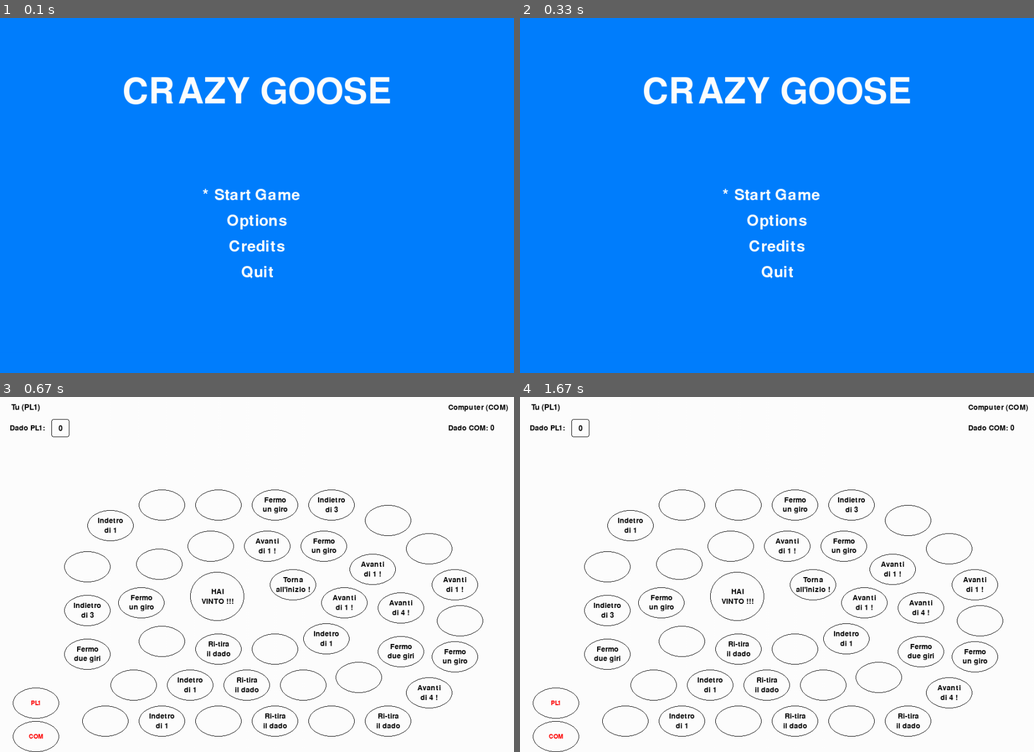
Above: before the commit, frames 1-4 (two rows, left to right).
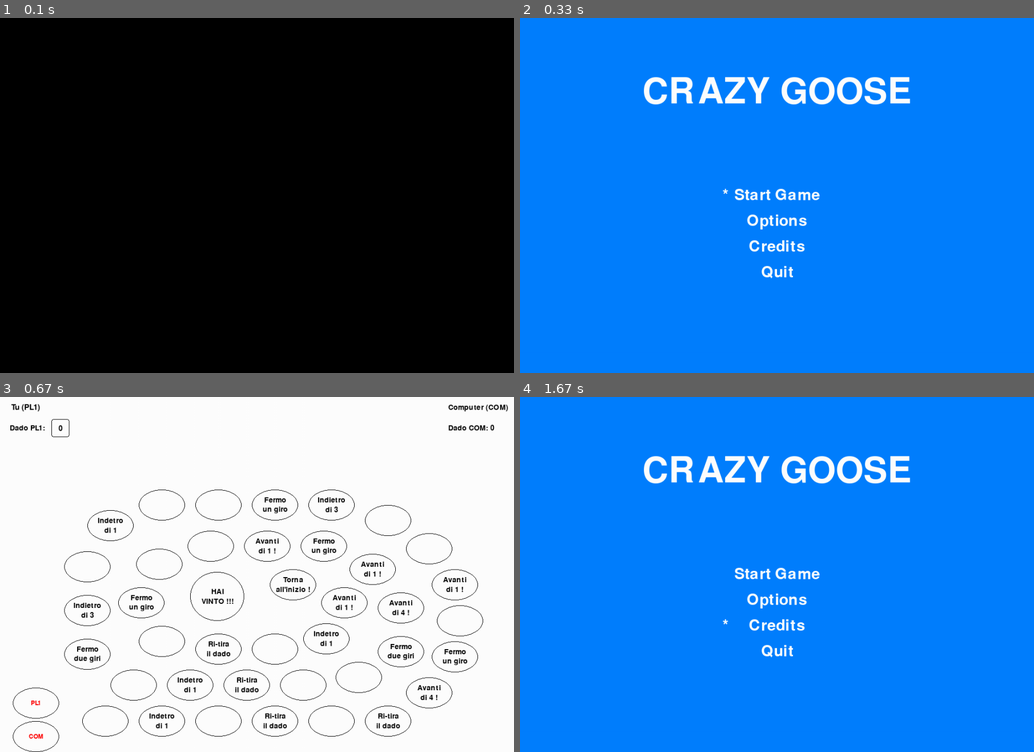
Above: after the commit, the same moments.

Repository: itisrivoira/CrazyGoose
Game: pygame game, started from GiocoPython/main.py
Two runs of this game, one before a commit and one after it. Both use one fixed random seed, a clock stepped at 60 frames per second and the inputs below.
Inputs (mouse positions are in pixels of both pictures, inside the frame that each line leads up to):
- Up to frame 1 (0.1 s): no input
- Up to frame 2 (0.33 s): no input
- Up to frame 3 (0.67 s): tap Enter at 0.33 s
- Up to frame 4 (1.67 s): hold Esc 0.67-1.13 s; hold Up 0.67-1.13 s; hold Up 1.17-1.63 s; move the mouse to (941, 563) at 1.2 s

The runs differ from the first frame. In frame 1, 100% of the frame differs, in the area x 0-100%, y 0-100%; in frame 2, nothing differs; in frame 3, nothing differs; in frame 4, 98%.

Commit message:
Aggiunto 'ascoltatore' del tasto ESC. Abbassato FPS (per abb.utilizzo CPU)

Diff:
--- a/GiocoPython/game.py
+++ b/GiocoPython/game.py
@@ -38,7 +38,10 @@
         self.curr_menu = self.main_menu
 
     def game_loop(self):
+        clock = pygame.time.Clock()
         while self.playing:
+            #Per non occupare moolta CPU faccio meno giri al secondo, abbasso gli fps
+            clock.tick(10)
             self.check_events()
 
             #Dopo il check events potrebbe essere cambiato il self.playing
@@ -58,12 +61,7 @@
                     self.running = False
                     self.curr_menu.run_display = False
                 else:
-                    self.running = True
-                    #Risetto il flag a False così potrà RIAPRIRE il gioco
-                    # (andando di nuovo su "start game")
-                    self.crazyGoose.giocoPartito = False
-                    #Risetto il menu principale per farlo mostrare
-                    self.curr_menu = self.main_menu
+                    self.fermaGioco()
 
             if event.type == pygame.KEYDOWN:
                 if event.key == pygame.K_RETURN:
@@ -75,11 +73,25 @@
                 if event.key == pygame.K_UP:
                     self.UP_KEY = True
 
+
             #Se sta giocando controllo anche l'evento del mouse
             if(not self.crazyGoose == None and self.crazyGoose.giocoPartito == True):
+                if event.type == pygame.KEYDOWN:
+                    if event.key == pygame.K_ESCAPE:
+                        self.playing = False
+                        self.fermaGioco()
+
                 if(event.type == pygame.MOUSEBUTTONDOWN):
                     self.crazyGoose.mousePremuto(pygame.mouse.get_pos())
                 self.crazyGoose.mouseOver(pygame.mouse.get_pos())
+
+    def fermaGioco(self):
+        self.running = True
+        #Risetto il flag a False così potrà RIAPRIRE il gioco
+        # (andando di nuovo su "start game")
+        self.crazyGoose.giocoPartito = False
+        #Risetto il menu principale per farlo mostrare
+        self.curr_menu = self.main_menu
 
     #resetta a false i 4 tasti UP, DOWN, START(INVIO), BACK(TORNA INDIETRO)
     def reset_keys(self):
--- a/GiocoPython/main.py
+++ b/GiocoPython/main.py
@@ -1,3 +1,4 @@
+import pygame
 from game import Game
 
 game = Game()
--- a/GiocoPython/menu.py
+++ b/GiocoPython/menu.py
@@ -33,9 +33,13 @@
 
 
     def display_menu(self):
+        clock = pygame.time.Clock()
         #Mostra il menu e richiama il metodo che controlla se ci sono eventi
         self.run_display = True
         while self.run_display:
+            #Per non occupare moolta CPU faccio meno giri al secondo, abbasso gli fps
+            clock.tick(10)
+
             self.game.check_events()
             self.check_input()
             #Rimpe tutto lo schemo di Azzurro (sovvrascrivendo tutto ciò che c'era di disegnato prima)
